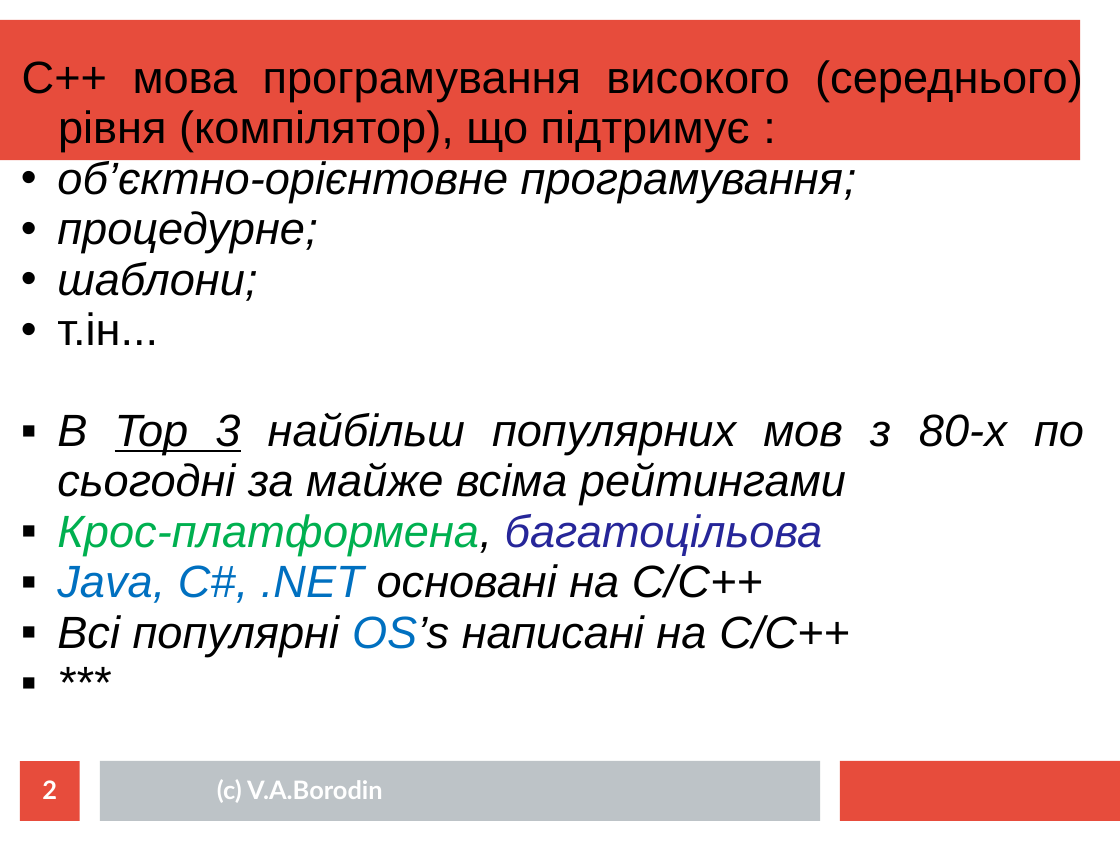
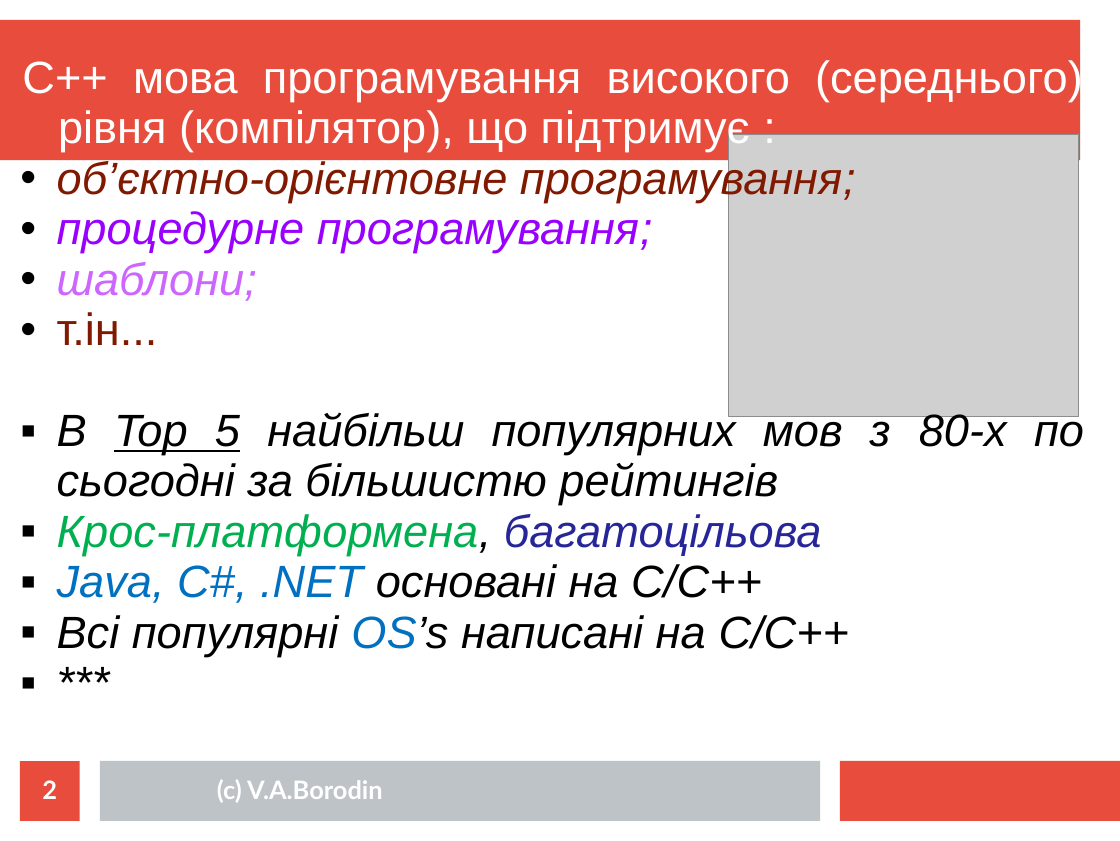
Before and after one commit to mecchmatProjects/CppCourse, a slide deck: slide 2 of Lect01/CppTutorUkr0.ppt. Drawn at 1120x841 pixels with LibreOffice and Linux fonts; fonts in the diff are those of the drawing; grey boxes stand for pictures. Boxes give left, top, right and bottom in pixels: in the first picture for what was removed or moved away, otherwise in the second. Text is boxed around its words. In the diff, an @@ line names an element or a change of style, - is before the commit and + after.

```diff
--- a/Lect01/CppTutorUkr0.ppt
+++ b/Lect01/CppTutorUkr0.ppt
@@ text at (22, 57, 1083, 656): text colour #000000 to #FFFFFF in "C++ мова програмування високого (середнього) рівня (компілят ..."; text colour #000000 to #801900 in "об’єктно-орієнтовне програмування;", "т.ін..."; text colour #000000 to #CC66FF in "шаблони;"; indent changed @@
@@ picture added at (728, 134, 1078, 417) @@
@@ text at (57, 211, 653, 253): text changed; text colour #000000 to #9900FF @@
-• процедурне;
+• процедурне програмування;
@@ text at (57, 410, 1084, 505): text changed @@
-▪ В Top 3 найбільш популярних мов з 80-х по сьогодні за майже всіма рейтингами
+▪ В Top 5 найбільш популярних мов з 80-х по сьогодні за більшистю рейтингів
```
Also in this commit, not shown: 34 other slides changed, 4 slides added, 2 slides removed, 6 other files.
